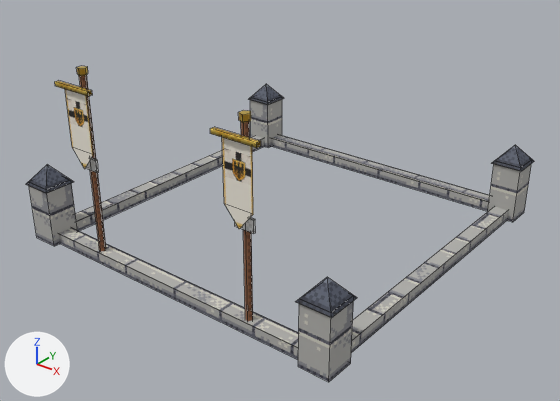
What one commit did to the Blender file art_source/blender/teutons/upgrade_kit.blend.
Both versions are drawn from a camera (50 mm lens) standing at (4.58, -5.86, 3.89) and looking at (0.17, -0.35, 0.47). Lighting does not change. The marker at lower left points along +X, +Y and +Z. The older version comes first. Mesh edges are drawn as thin lines.

Names of what the first picture shows: 'upgrade_kit_teutons'.
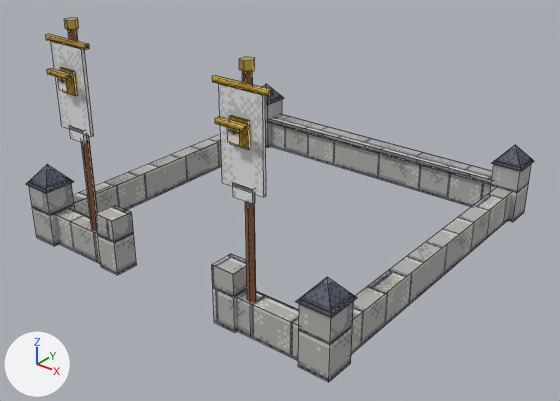
Location of each change, (x1, y1, x2, y2) in pixels of the pictures (560 x 401 px; the box of a moved part takes in the faces that stretch with it):
'upgrade_kit_teutons', reshaped (15% taller): before (26, 66, 534, 382); after (26, 18, 534, 382)
part 1 of me_upgrade_kit_teutons, moved or reshaped (not visible afterwards): before (272, 135, 490, 202)
part 2 of me_upgrade_kit_teutons, moved or reshaped: before (75, 136, 264, 222); after (73, 134, 221, 203)
part 3 of me_upgrade_kit_teutons, moved or reshaped: before (352, 206, 508, 340); after (353, 188, 512, 319)
part 4 of me_upgrade_kit_teutons, moved or reshaped: before (79, 75, 106, 251); after (68, 30, 98, 231)
part 5 of me_upgrade_kit_teutons, moved or reshaped: before (76, 67, 88, 76); after (64, 19, 79, 30)
part 6 of me_upgrade_kit_teutons, moved or reshaped: before (239, 110, 251, 115); after (65, 18, 78, 21)
part 7 of me_upgrade_kit_teutons, moved or reshaped: before (86, 159, 97, 172); after (69, 126, 84, 143)
part 8 of me_upgrade_kit_teutons, moved or reshaped: before (96, 160, 99, 173); after (83, 134, 87, 143)
part 9 of me_upgrade_kit_teutons, moved or reshaped: before (55, 80, 92, 96); after (45, 34, 89, 50)
part 10 of me_upgrade_kit_teutons, rebuilt (15% wider, 17% taller): before (241, 122, 253, 321); after (242, 71, 256, 303)
part 11 of me_upgrade_kit_teutons, rebuilt (14% taller): before (271, 138, 489, 211); after (271, 124, 491, 207)
part 12 of me_upgrade_kit_teutons, rebuilt: before (76, 139, 264, 231); after (74, 141, 222, 217)
part 13 of me_upgrade_kit_teutons, rebuilt (mostly hidden before): before (351, 211, 508, 353); after (351, 193, 512, 354)
part 14 of me_upgrade_kit_teutons, deleted: before (72, 112, 261, 233)
part 15 of me_upgrade_kit_teutons, built on: before (59, 89, 299, 360); after (47, 41, 299, 361)
part 16 of me_upgrade_kit_teutons, added: after (269, 114, 493, 185)

Edits to the bpy script that builds the scene:
```text
Change me_upgrade_kit_teutons:
    used by ob_upgrade_kit_teutons; location = (0.0, 0.0, 0.0)
    remove me_upgrade_kit_teutons.from_pydata(...)  # 354 vertices, 106 faces; spans x -1.89..1.89, y -1.89..1.89, z 0.0..1.96
    add me_upgrade_kit_teutons.from_pydata(...)  # 524 vertices, 152 faces; spans x -1.89..1.89, y -1.97..1.89, z 0.0..2.38
    me_upgrade_kit_teutons part 1: the loose piece of 4 vertices spanning x -1.72..1.72, y 1.64..1.8, z 0.12 is moved by (0.0, 0.0, 0.22)
    me_upgrade_kit_teutons part 2: the loose piece of 4 vertices spanning x -1.8..-1.64, y -1.72..1.72, z 0.12 is moved by (0.0, 0.0, 0.22)
    me_upgrade_kit_teutons part 3: the loose piece of 4 vertices spanning x 1.64..1.8, y -1.72..1.72, z 0.12 is moved by (0.0, 0.0, 0.22)
    me_upgrade_kit_teutons part 4: the loose piece of 10 vertices spanning x -0.98..-0.92, y -1.77..-1.71, z 0.0..1.9 is scaled about its middle by (1.14, 1.14, 1.21), then moved by (-0.05, -0.02, 0.2)
    me_upgrade_kit_teutons part 5: the loose piece of 10 vertices spanning x -0.99..-0.9, y -1.79..-1.69, z 1.9..1.96 is moved by (-0.05, -0.02, 0.41)
    me_upgrade_kit_teutons part 6: the loose piece of 5 vertices spanning x 0.91..1.0, y -1.79..-1.69, z 1.96 is moved by (-1.95, -0.02, 0.42)
    me_upgrade_kit_teutons part 7: the loose piece of 4 vertices spanning x -1.05..-0.85, y -1.78, z 0.99..1.11 is moved by (-0.05, -0.07, 0.3)
    me_upgrade_kit_teutons part 8: the loose piece of 4 vertices spanning x -0.85, y -1.78..-1.76, z 0.99..1.11 is moved by (-0.05, -0.06, 0.3)
    me_upgrade_kit_teutons part 9: the loose piece of 8 vertices spanning x -1.18..-0.72, y -1.88..-1.84, z 1.78..1.82 is multiplied about its middle by the matrix ((-1.17, 0.0, 0.0), (0.0, 0.0, -1.17), (0.0, -1.17, 0.0)), then moved by (-0.05, 0.03, 0.4)
    me_upgrade_kit_teutons part 10: the loose piece of 10 vertices spanning x 0.92..0.99, y -1.77..-1.71, z 0.0..1.9 is rebuilt with 10 vertices and now spans x 0.97..1.04, y -1.8..-1.72, z 0.0..2.3
    me_upgrade_kit_teutons part 11: the loose piece of 4 vertices spanning x -1.72..1.72, y 1.64, z 0.0..0.12 is rebuilt with 4 vertices and now spans x -1.72..1.72, y 1.63, z 0.0..0.34
    me_upgrade_kit_teutons part 12: the loose piece of 4 vertices spanning x -1.64, y -1.72..1.72, z 0.0..0.12 is rebuilt with 4 vertices and now spans x -1.63, y -1.72..1.72, z 0.0..0.34
    me_upgrade_kit_teutons part 13: the loose piece of 4 vertices spanning x 1.8, y -1.72..1.72, z 0.0..0.12 is rebuilt with 4 vertices and now spans x 1.81, y -1.72..1.72, z 0.0..0.34
    me_upgrade_kit_teutons part 14: 10 loose pieces with 50 vertices, spanning x -1.1..1.18, y -1.88..-1.69, z 0.99..1.96, are deleted
    me_upgrade_kit_teutons part 15: 20 vertices removed from x -1.72..1.72, y -1.84..-1.64, z 0.0..1.8; 220 vertices added at x -1.72..1.72, y -1.97..-1.6, z 0.0..2.38
    me_upgrade_kit_teutons part 16: 20 vertices added at x -1.75..1.75, y 1.6..1.84, z 0.34..0.4
    other edits to the shape of me_upgrade_kit_teutons do not show in these pictures
```
